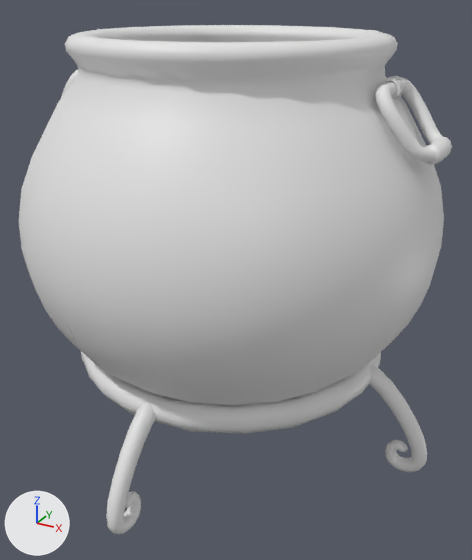
Renders of the glTF model client/resources/modelos/cauldron.glb from each side of a commit.
Before and after are seen from a camera (50 mm lens) standing at (0.739, -1.322, 1.071) and looking at (0.025, -0.024, 0.422). The lights are fixed; the arrows at lower left show +X, +Y and +Z. The picture after the commit comes second. Where no turn or scale is listed for an object, it has been applied to the vertices. Vertices at exactly the same position are counted once.

In view in the first picture: 'CauldronHandleHooks_low__0', 'CauldronHandle_low__0', 'CauldronPot_low__0', 'Stand_low__0', 'Standlegs_low__0'.
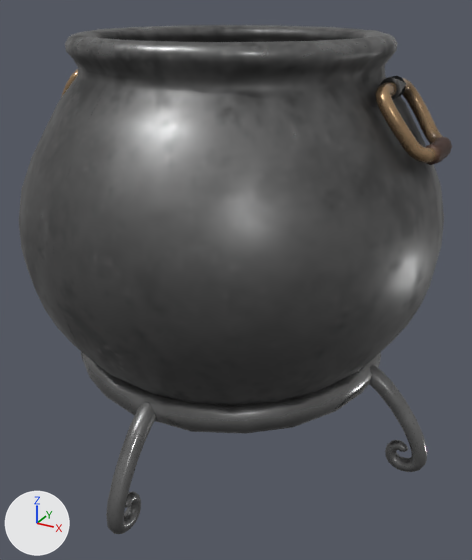
Changed parts and their boxes [x1, y1, x2, y2] in the pictures (472 x 560 px):
'CauldronPot_low__0', recoloured, surface changed (white to grey): [19, 25, 444, 406] in both
'Stand_low__0', recoloured (white to grey): [83, 352, 381, 434] in both
'Standlegs_low__0', recoloured: [81, 352, 427, 534] in both
'CauldronHandle_low__0', recoloured: [61, 69, 452, 165] in both
'CauldronHandleHooks_low__0', recoloured (white to grey): [380, 76, 407, 99] in both

What changed in the scene script:
```text
Add img_image_0:
    img_image_0 = load_image('Image_0', '_unpacked/Image_0', 256, 256, 'sRGB')
Add img_image_1:
    img_image_1 = load_image('Image_1', '_unpacked/Image_1', 256, 256, 'Non-Color')
Add img_image_2:
    img_image_2 = load_image('Image_2', '_unpacked/Image_2', 256, 256, 'Non-Color')
Add mat_scene___root:
    mat_scene___root = bpy.data.materials.new('Scene_-_Root')
    # uses the picture img_image_0
    # uses the picture img_image_1
    # uses the picture img_image_2
Change me_cauldronhandle_low__0:
    where me_cauldronhandle_low__0.from_pydata(...)  # 892 vertices, 1748 faces; spans x -0.124..0.853, y -0.102..0.102, z -0.132..0.014
    add me_cauldronhandle_low__0.materials.append(mat_scene___root)
Change me_cauldronhandlehooks_low__0:
    where me_cauldronhandlehooks_low__0.from_pydata(...)  # 131 vertices, 129 faces; spans x -0.017..0.757, y -0.02..0.02, z -0.03..0.013
    add me_cauldronhandlehooks_low__0.materials.append(mat_scene___root)
Change me_cauldronpot_low__0:
    where me_cauldronpot_low__0.from_pydata(...)  # 811 vertices, 1585 faces; spans x -0.491..0.491, y -0.491..0.491, z -0.041..0.785
    used by ob_cauldronpot_low__0; location = (0.0, 0.0, 0.209)
    me_cauldronpot_low__0 part 1: texture (UV) coordinates changed
    add me_cauldronpot_low__0.materials.append(mat_scene___root)
Change me_stand_low__0:
    where me_stand_low__0.from_pydata(...)  # 217 vertices, 430 faces; spans x -0.383..0.383, y -0.383..0.383, z 0.227..0.285
    add me_stand_low__0.materials.append(mat_scene___root)
Change me_standlegs_low__0:
    where me_standlegs_low__0.from_pydata(...)  # 1120 vertices, 2104 faces; spans x -0.53..0.53, y -0.53..0.53, z -0.002..0.266
    add me_standlegs_low__0.materials.append(mat_scene___root)
```
